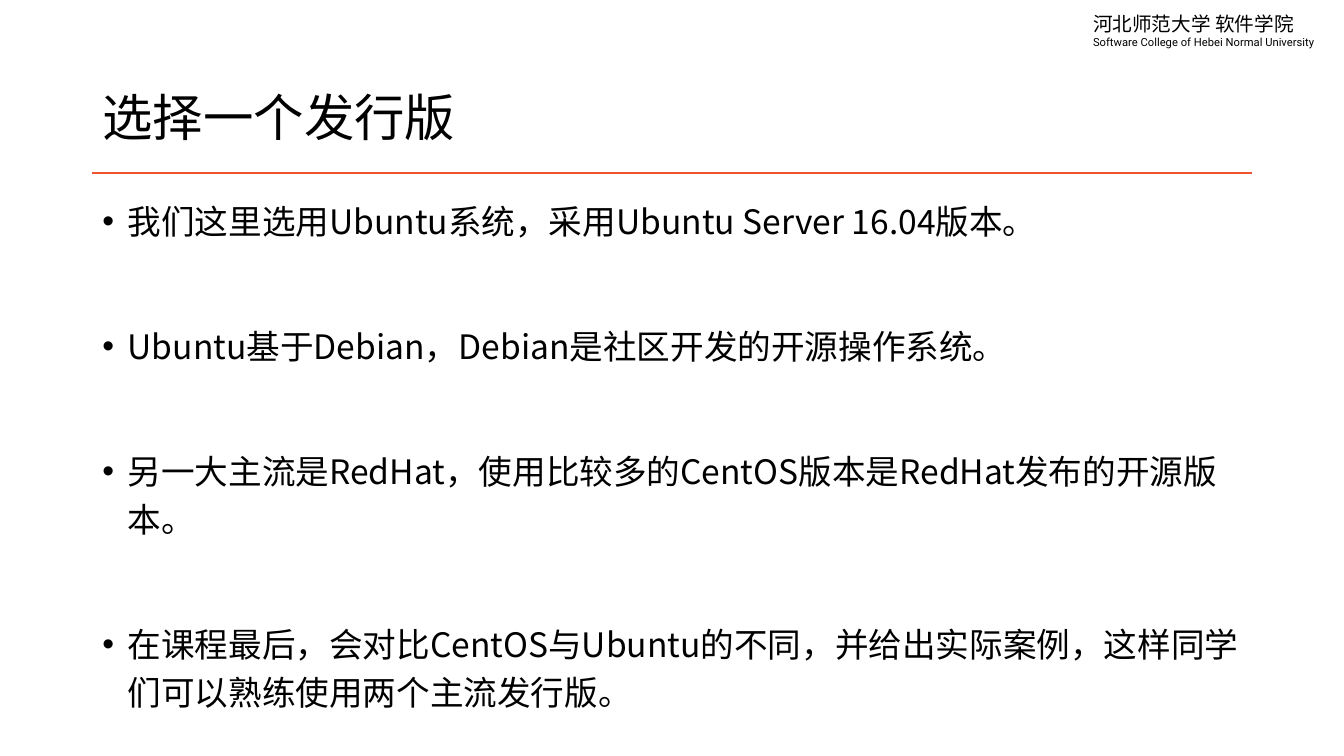
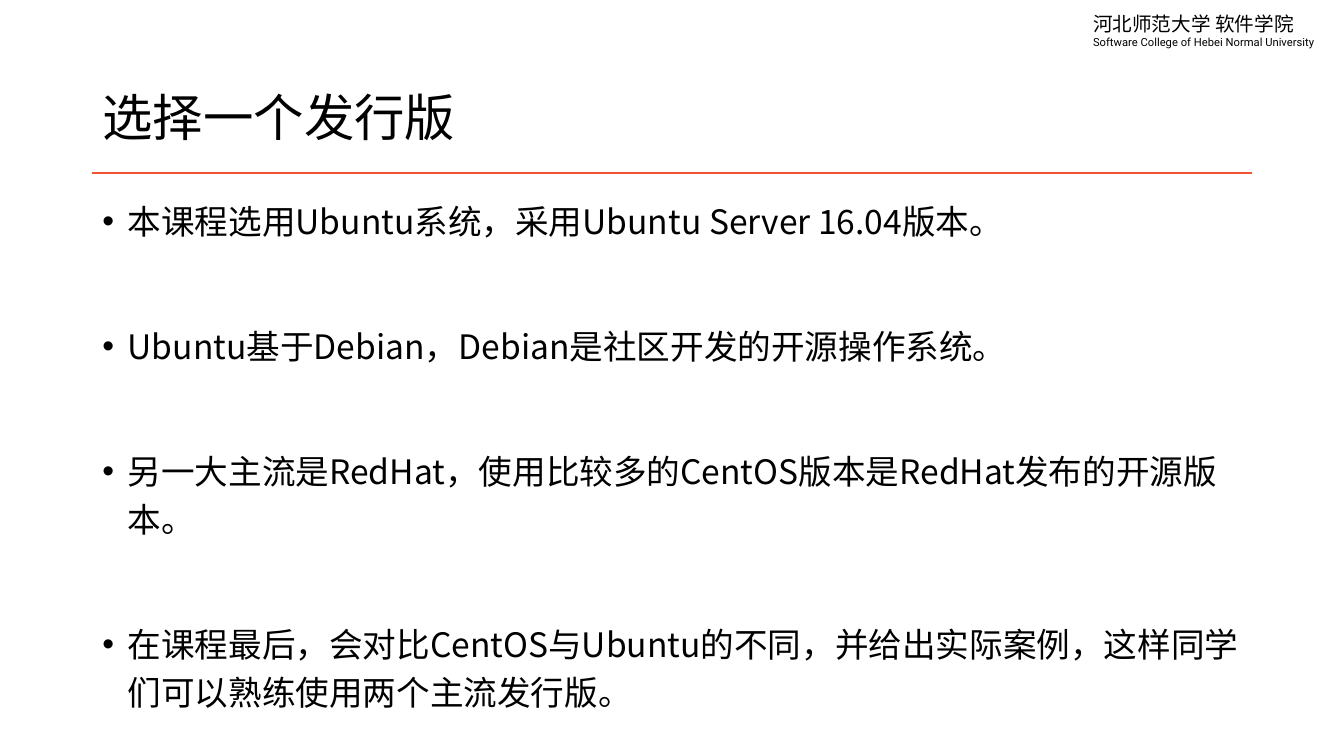
Before and after one commit to edu2act/course-linux-system, a slide deck: slide 11 of materials/slides/ch01-linux-history-and-install.pptx. Drawn at 1344x756 pixels with LibreOffice and Linux fonts; fonts in the diff are those of the drawing. Boxes give left, top, right and bottom in pixels: in the first picture for what was removed or moved away, otherwise in the second. Text is boxed around its words. In the diff, an @@ line names an element or a change of style, - is before the commit and + after.

```diff
--- a/materials/slides/ch01-linux-history-and-install.pptx
+++ b/materials/slides/ch01-linux-history-and-install.pptx
@@ text at box(128, 205, 1003, 238): text changed @@
-• 我们这里选用Ubuntu系统，采用Ubuntu Server 16.04版本。
+• 本课程选用Ubuntu系统，采用Ubuntu Server 16.04版本。
```
Also in this commit, not shown: 4 other slides changed, 5 other files.
